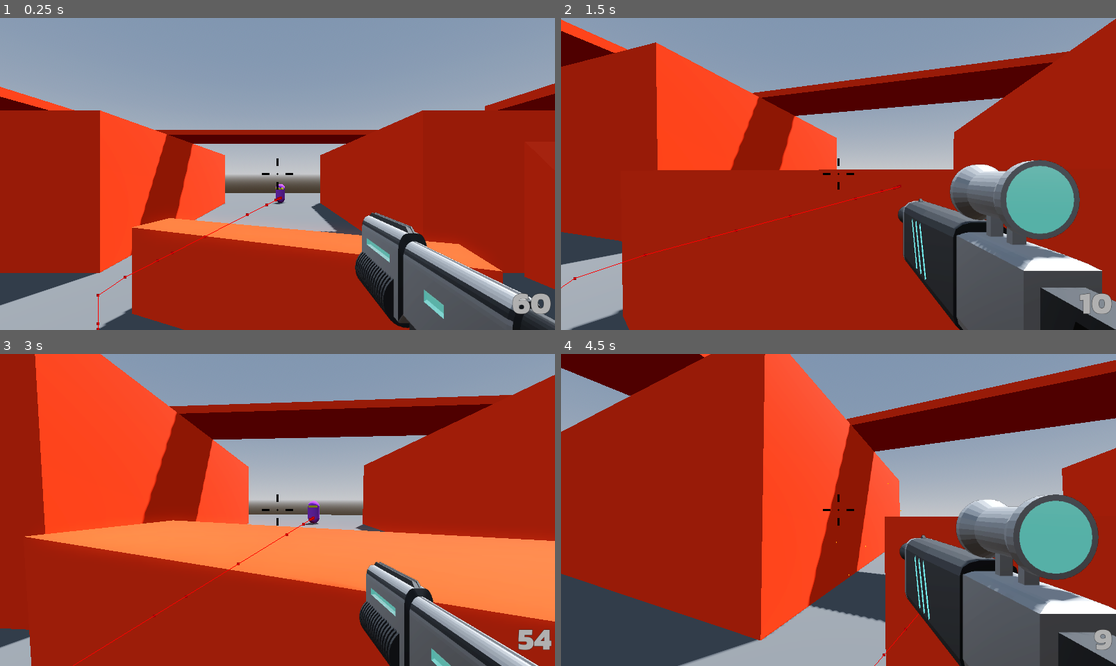
Above: before the commit, frames 1-4 (two rows, left to right).
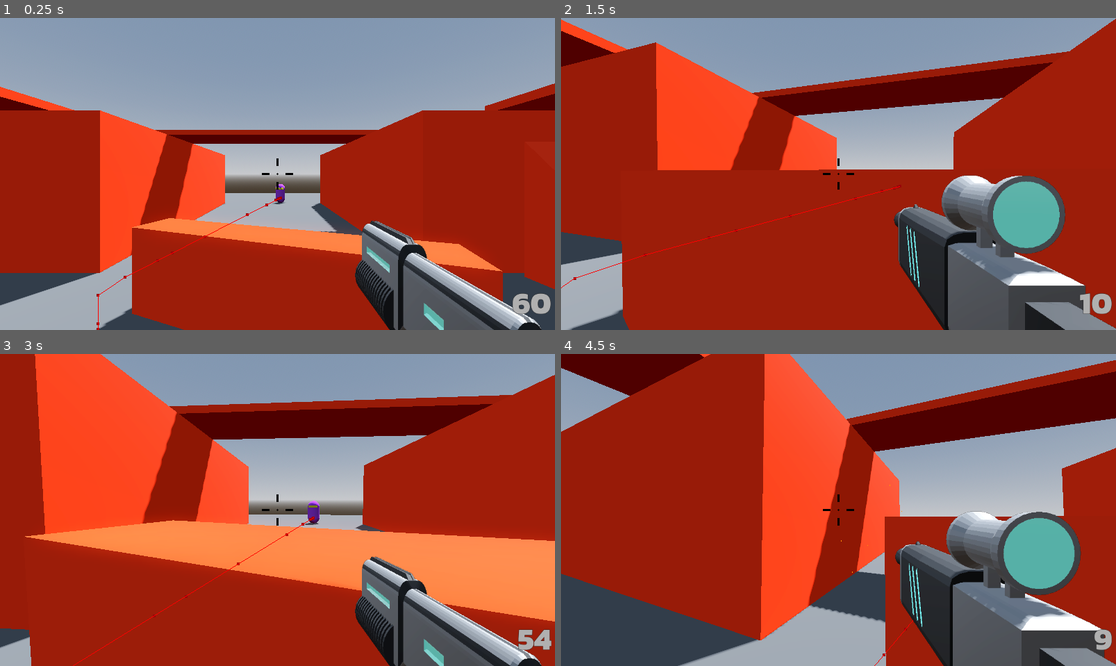
Above: after the commit, the same moments.

Repository: SpookyUboa/robo-rampage
Game: Godot game, scene res://Levels/Sandbox.tscn
Same seed, same stepped clock (60 frames per second), same inputs: the game is played once before the commit and once after it.
Inputs (mouse positions are in pixels of both pictures, inside the frame that each line leads up to):
- Up to frame 1 (0.25 s): no input
- Up to frame 2 (1.5 s): tap Enter (ui_accept) at 0.5, 0.77 s; move the mouse to (866, 174) at 0.52 s; press the mouse at (866, 174) at 0.53 s; hold W (move_forward) from 0.53 s (still down); move the mouse to (810, 174) at 1.27 s; release the mouse at (810, 174) at 1.28 s; tap Mouse wheel up (next_weapon) at 1.35 s
- Up to frame 3 (3 s): keep holding W (move_forward); tap Enter (ui_accept) at 1.52, 2.75 s; move the mouse to (288, 503) at 2.02 s; hold Mouse wheel down (previous_weapon) 2.03-2.78 s; move the mouse to (271, 516) at 2.77 s; tap 1 (weapon_1) at 2.85 s
- Up to frame 4 (4.5 s): keep holding W (move_forward); tap Enter (ui_accept) at 3.02, 3.77 s; move the mouse to (877, 513) at 3.52 s; hold 2 (weapon_2) 3.53-4.28 s; move the mouse to (794, 506) at 4.27 s; click (794, 506) at 4.35 s

The runs differ from the first frame. In frame 1, 4.7% of the frame differs, in the area x 63-100%, y 62-100%; in frame 2, 10%; in frame 3, 3.3%; in frame 4, 11%, in the area x 2-100%, y 0-100%.

Commit message:
weapon sway on mouse motion eliminated, to be reimplemented shortly

Diff:
--- a/Player/Player.gd
+++ b/Player/Player.gd
@@ -64,11 +64,7 @@
 func handle_camera_rotation() -> void:
 	rotate_y(mouse_motion.x)
 	camera_pivot.rotate_x(mouse_motion.y)
-	weapon_manager.rotate_x(mouse_motion.y)
 	camera_pivot.rotation_degrees.x = clampf(
 		camera_pivot.rotation_degrees.x, -90.0, 90.0
 	)
-	weapon_manager.rotation_degrees.x = clampf(
-		weapon_manager.rotation_degrees.x, -90.0, 90.0
-	)
 	mouse_motion = Vector2.ZERO
--- a/Player/Player.tscn
+++ b/Player/Player.tscn
@@ -134,9 +134,7 @@
 fov = 40.1
 
 [node name="WeaponManager" type="Node3D" parent="SubViewportContainer/SubViewport/WeaponCamera"]
-top_level = true
 script = ExtResource("4_hxckh")
-speed = 50.0
 
 [node name="SMG" parent="SubViewportContainer/SubViewport/WeaponCamera/WeaponManager" node_paths=PackedStringArray("ammo_manager") instance=ExtResource("5_d0tmc")]
 transform = Transform3D(-6.55671e-08, 0, -1.5, 0, 1.5, 0, 1.5, 0, -6.55671e-08, 0, 0, 0)
--- a/Player/SmoothCamera.gd
+++ b/Player/SmoothCamera.gd
@@ -1,6 +1,6 @@
 extends Camera3D
 
-@export var speed := 40.0
+@export var speed := 30.0
 
 func _physics_process(delta: float) -> void:
 	var weight = delta * speed
--- a/Player/WeaponManager.gd
+++ b/Player/WeaponManager.gd
@@ -1,6 +1,5 @@
 extends Node3D
 
-@export var speed := 20.0
 var initial_offset := Transform3D()
 var initial_scale := Vector3()
 
@@ -46,18 +45,3 @@
 		if get_child(index).visible == true:
 			return index
 	return 0
-
-func _physics_process(delta: float) -> void:
-
-	var parent_transform = get_parent().global_transform
-	global_transform.origin = (parent_transform * initial_offset).origin
-
-	var weight = delta * speed
-	var target_rotation = parent_transform.basis * initial_offset.basis
-
-	global_transform.basis = global_transform.basis.orthonormalized()
-	target_rotation = target_rotation.orthonormalized()
-
-	global_transform.basis = global_transform.basis.slerp(target_rotation, weight)
-
-	scale = initial_scale
